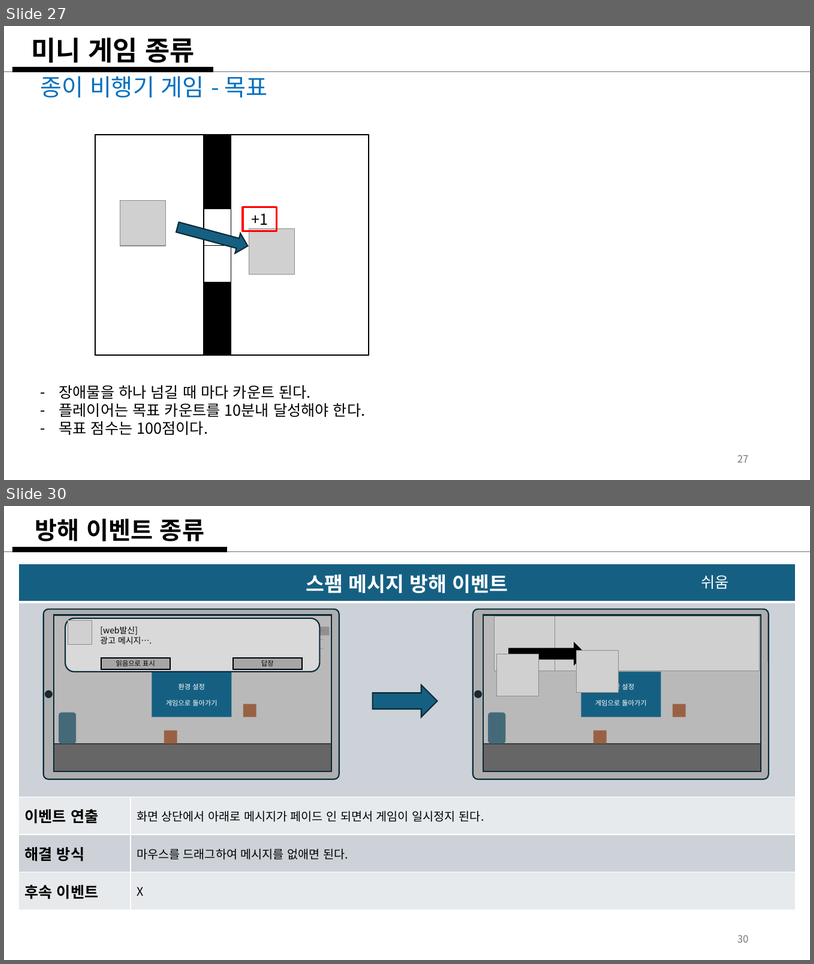
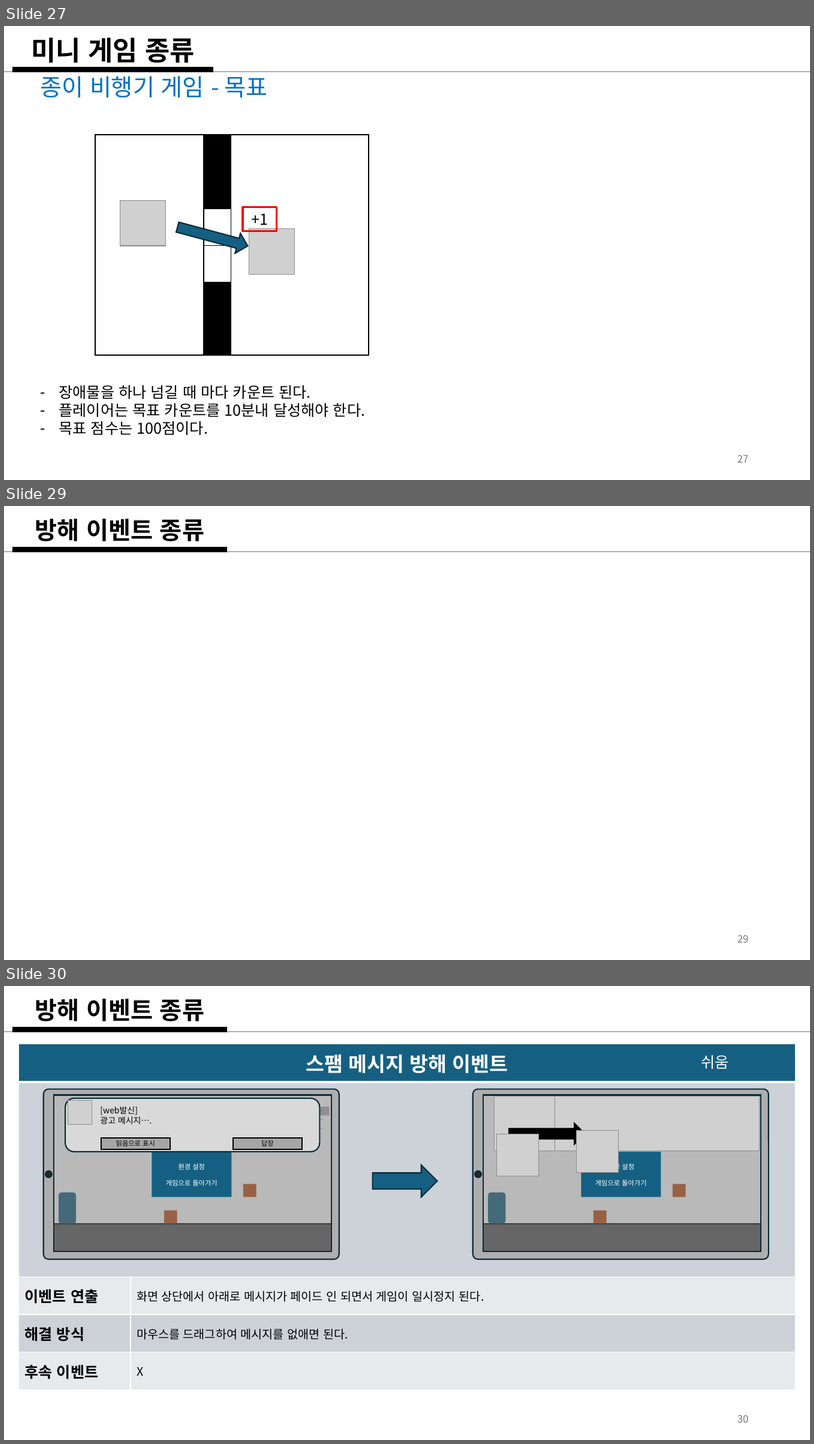
Before and after one commit to weariness00/Mandle_10Minute_Game, a slide deck: document/Please Leave me alone!.pptx. Shown one above the other, each under a label of ours: slides 27 and 30 before the commit, slides 27, 29 and 30 after it; the slides between them are not shown. The pictures are 814x964 and 814x1444 pixels, drawn with LibreOffice and Linux fonts; fonts in the diff are those of the drawing; grey boxes stand for pictures. Boxes give left, top, right and bottom in pixels: in the first picture for what was removed or moved away, otherwise in the second. Text is boxed around its words. In the diff, an @@ line names an element or a change of style, - is before the commit and + after.

Commit message:
20250206_기획_update
- 데이터 테이블 데이터 입력
- 은행업무이벤트 순서도 추가

```diff
--- a/document/Please Leave me alone!.pptx
+++ b/document/Please Leave me alone!.pptx
@@ slide 29 added at bbox=[4, 506, 810, 960], background #FFFFFF @@
@@ title added at bbox=[35, 519, 204, 541], 28.8 pt, text #000000, bold @@
+방해 이벤트 종류
@@ line added from (4, 552) to (810, 552), #AEAEAE 1.5 pt @@
@@ line added from (12, 550) to (227, 550), #000000 6 pt @@
@@ page number added at bbox=[738, 934, 749, 942], 12 pt, text #797979 @@
+29
```
Also in this commit, not shown: 2 slides changed, 1 slide removed, 2 other files.
